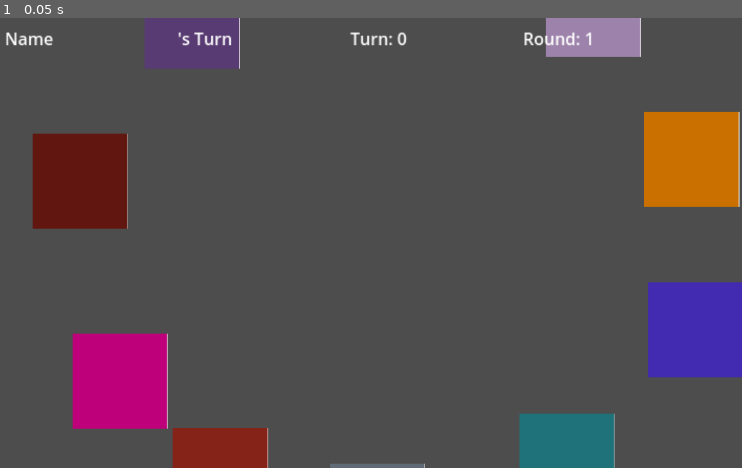
Above: before the commit, frame 1.
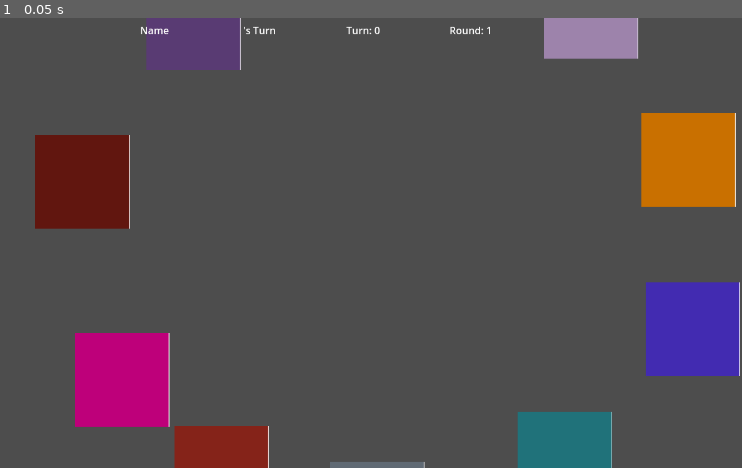
Above: after the commit, the same moment.

Repository: Loupine/multiplayer-board-game
Game: Godot game, scene res://game/game.tscn
Two runs of this game, one before a commit and one after it. Both use one fixed random seed, a clock stepped at 60 frames per second and the inputs below. This scene is started directly instead of the project's main scene.
Inputs:
- Up to frame 1 (0.05 s): no input

The runs differ from the first frame. In frame 1, 2.0% of the frame differs, in the area x 0-100%, y 0-100%.

Commit message:
Render GameUI and camera inside a canvas layer
The camera and GameUI are now separated under a canvas layer so the UI no longer jitters when the camera moves

Diff:
--- a/project/game/game.tscn
+++ b/project/game/game.tscn
@@ -161,24 +161,23 @@
 [node name="Players" type="Node2D" parent="."]
 unique_name_in_owner = true
 
-[node name="Camera2D" type="Camera2D" parent="."]
+[node name="CanvasLayer" type="CanvasLayer" parent="."]
+
+[node name="Camera2D" type="Camera2D" parent="CanvasLayer"]
 unique_name_in_owner = true
 top_level = true
 position = Vector2(640, 360)
-zoom = Vector2(1.675, 1.675)
+zoom = Vector2(1.66, 1.66)
 position_smoothing_enabled = true
 position_smoothing_speed = 15.0
 
-[node name="GameUI" type="Control" parent="Camera2D"]
-custom_minimum_size = Vector2(765, 50)
+[node name="GameUI" type="Control" parent="CanvasLayer"]
+custom_minimum_size = Vector2(1280, 50)
 layout_mode = 3
 anchors_preset = 15
 anchor_right = 1.0
 anchor_bottom = 1.0
-offset_left = -382.5
-offset_top = -215.365
-offset_right = 382.5
-offset_bottom = -165.365
+offset_bottom = -670.0
 grow_horizontal = 2
 grow_vertical = 2
 size_flags_horizontal = 3
@@ -186,7 +185,7 @@
 mouse_filter = 1
 metadata/_edit_lock_ = true
 
-[node name="HBoxContainer" type="HBoxContainer" parent="Camera2D/GameUI"]
+[node name="HBoxContainer" type="HBoxContainer" parent="CanvasLayer/GameUI"]
 layout_mode = 1
 anchors_preset = 5
 anchor_left = 0.5
@@ -198,38 +197,38 @@
 theme_override_constants/separation = 15
 alignment = 1
 
-[node name="HBoxContainer" type="HBoxContainer" parent="Camera2D/GameUI/HBoxContainer"]
-custom_minimum_size = Vector2(150, 0)
-layout_mode = 2
-
-[node name="LocalPlayerName" type="Label" parent="Camera2D/GameUI/HBoxContainer/HBoxContainer"]
+[node name="HBoxContainer" type="HBoxContainer" parent="CanvasLayer/GameUI/HBoxContainer"]
+custom_minimum_size = Vector2(150, 0)
+layout_mode = 2
+
+[node name="LocalPlayerName" type="Label" parent="CanvasLayer/GameUI/HBoxContainer/HBoxContainer"]
 unique_name_in_owner = true
 layout_mode = 2
 text = "PlayerName"
 
-[node name="HBoxContainer2" type="HBoxContainer" parent="Camera2D/GameUI/HBoxContainer"]
-custom_minimum_size = Vector2(150, 0)
-layout_mode = 2
-
-[node name="CurrentPlayerName" type="Label" parent="Camera2D/GameUI/HBoxContainer/HBoxContainer2"]
+[node name="HBoxContainer2" type="HBoxContainer" parent="CanvasLayer/GameUI/HBoxContainer"]
+custom_minimum_size = Vector2(150, 0)
+layout_mode = 2
+
+[node name="CurrentPlayerName" type="Label" parent="CanvasLayer/GameUI/HBoxContainer/HBoxContainer2"]
 unique_name_in_owner = true
 layout_mode = 2
 text = "'s Turn"
 
-[node name="HBoxContainer3" type="HBoxContainer" parent="Camera2D/GameUI/HBoxContainer"]
-custom_minimum_size = Vector2(150, 0)
-layout_mode = 2
-
-[node name="TurnNumber" type="Label" parent="Camera2D/GameUI/HBoxContainer/HBoxContainer3"]
+[node name="HBoxContainer3" type="HBoxContainer" parent="CanvasLayer/GameUI/HBoxContainer"]
+custom_minimum_size = Vector2(150, 0)
+layout_mode = 2
+
+[node name="TurnNumber" type="Label" parent="CanvasLayer/GameUI/HBoxContainer/HBoxContainer3"]
 unique_name_in_owner = true
 layout_mode = 2
 text = "Turn: 0"
 
-[node name="HBoxContainer4" type="HBoxContainer" parent="Camera2D/GameUI/HBoxContainer"]
-custom_minimum_size = Vector2(150, 0)
-layout_mode = 2
-
-[node name="RoundNumber" type="Label" parent="Camera2D/GameUI/HBoxContainer/HBoxContainer4"]
+[node name="HBoxContainer4" type="HBoxContainer" parent="CanvasLayer/GameUI/HBoxContainer"]
+custom_minimum_size = Vector2(150, 0)
+layout_mode = 2
+
+[node name="RoundNumber" type="Label" parent="CanvasLayer/GameUI/HBoxContainer/HBoxContainer4"]
 unique_name_in_owner = true
 layout_mode = 2
 text = "Round: 1"
